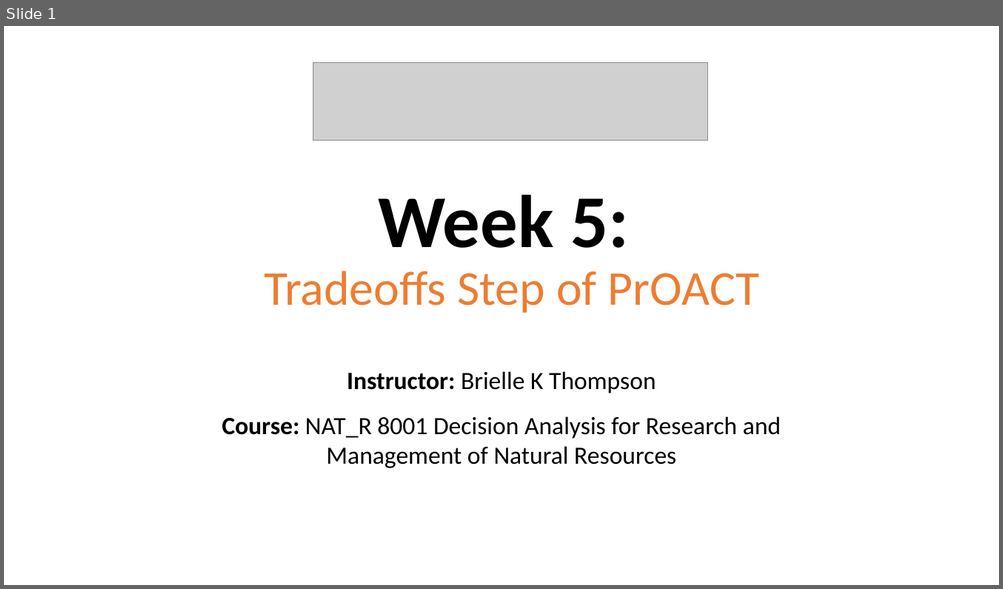
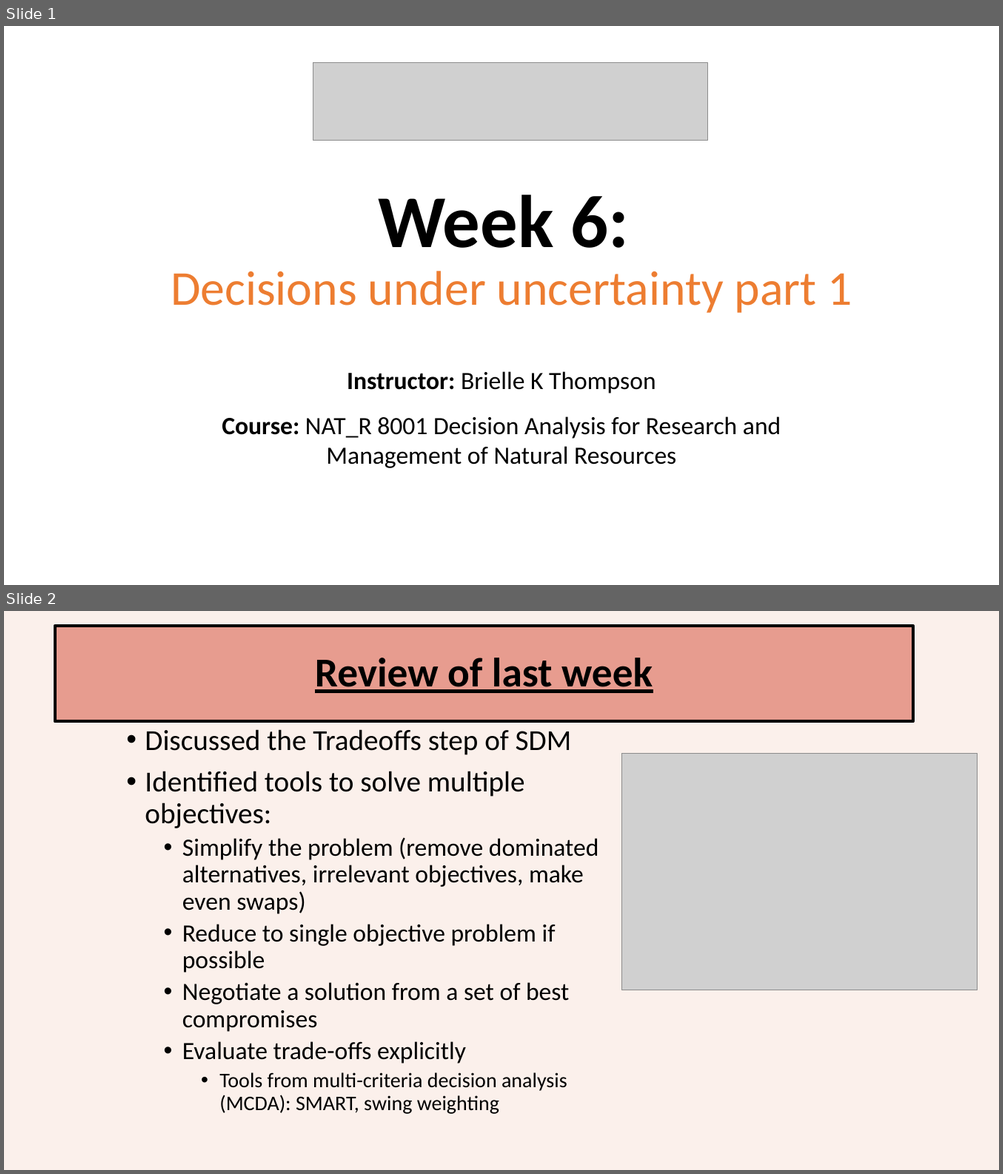
Before and after one commit to briellekthompson/NATR_8001_DecisionAnalysis_Fall25_Mizzou, a slide deck: material/Week6-UncertaintyPart1/Week6_SDM_Mizzou.pptx. Shown one above the other, each under a label of ours: slide 1 before the commit, slides 1 and 2 after it. The pictures are 1003x589 and 1003x1174 pixels, drawn with LibreOffice and Linux fonts; fonts in the diff are those of the drawing; grey boxes stand for pictures; background and template pictures are left out. Boxes give left, top, right and bottom in pixels: in the first picture for what was removed or moved away, otherwise in the second. Text is boxed around its words. In the diff, an @@ line names an element or a change of style, - is before the commit and + after.

Commit message:
push week 6

```diff
--- a/material/Week6-UncertaintyPart1/Week6_SDM_Mizzou.pptx
+++ b/material/Week6-UncertaintyPart1/Week6_SDM_Mizzou.pptx
@@ slide 2 added at bbox=[4, 611, 999, 1170], background #FBF0EB @@
@@ title added at bbox=[55, 626, 913, 721], fill #E79C8F, outline #000000 3 pt, 39.6 pt, text #000000, bold, underline @@
+Review of last week
@@ text added at bbox=[145, 729, 599, 1114], 24 pt, text #000000 @@
+• Discussed the Tradeoffs step of SDM
+• Identified tools to solve multiple objectives:
+  • Simplify the problem (remove dominated alternatives, irrelevant objectives, make even swaps)
+  • Reduce to single objective problem if possible
+  • Negotiate a solution from a set of best compromises
+  • Evaluate trade-offs explicitly
+    • Tools from multi-criteria decision analysis (MCDA): SMART, swing weighting
@@ picture added at bbox=[622, 754, 977, 990] @@
@@ slide 1 changed as well @@
@@ title at bbox=[170, 195, 851, 313]: text changed @@
-Week 5:
-Tradeoffs Step of PrOACT
+Week 6:
+Decisions under uncertainty part 1
```
Also in this commit, not shown: 2 other slides changed, 66 other slides added, 1 slide removed, 4 other files.
